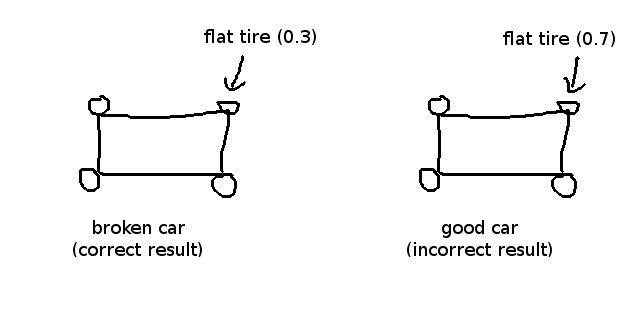
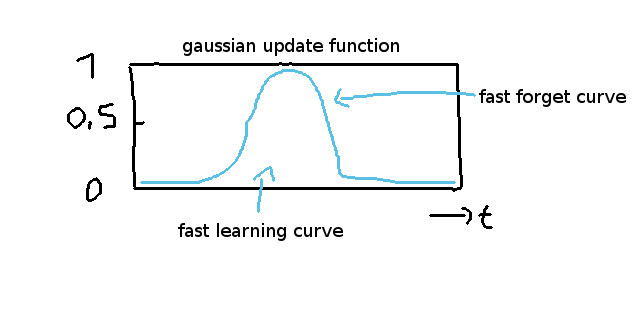
Two versions of the same layered image (640 × 320). Layer-by-layer changes:
added layer "backpropagation-gaussian" above "backpropagation-sigmoid" over [67, 38, 626, 241]
hid "backpropagation-vector-problem" over [73, 29, 615, 257]
